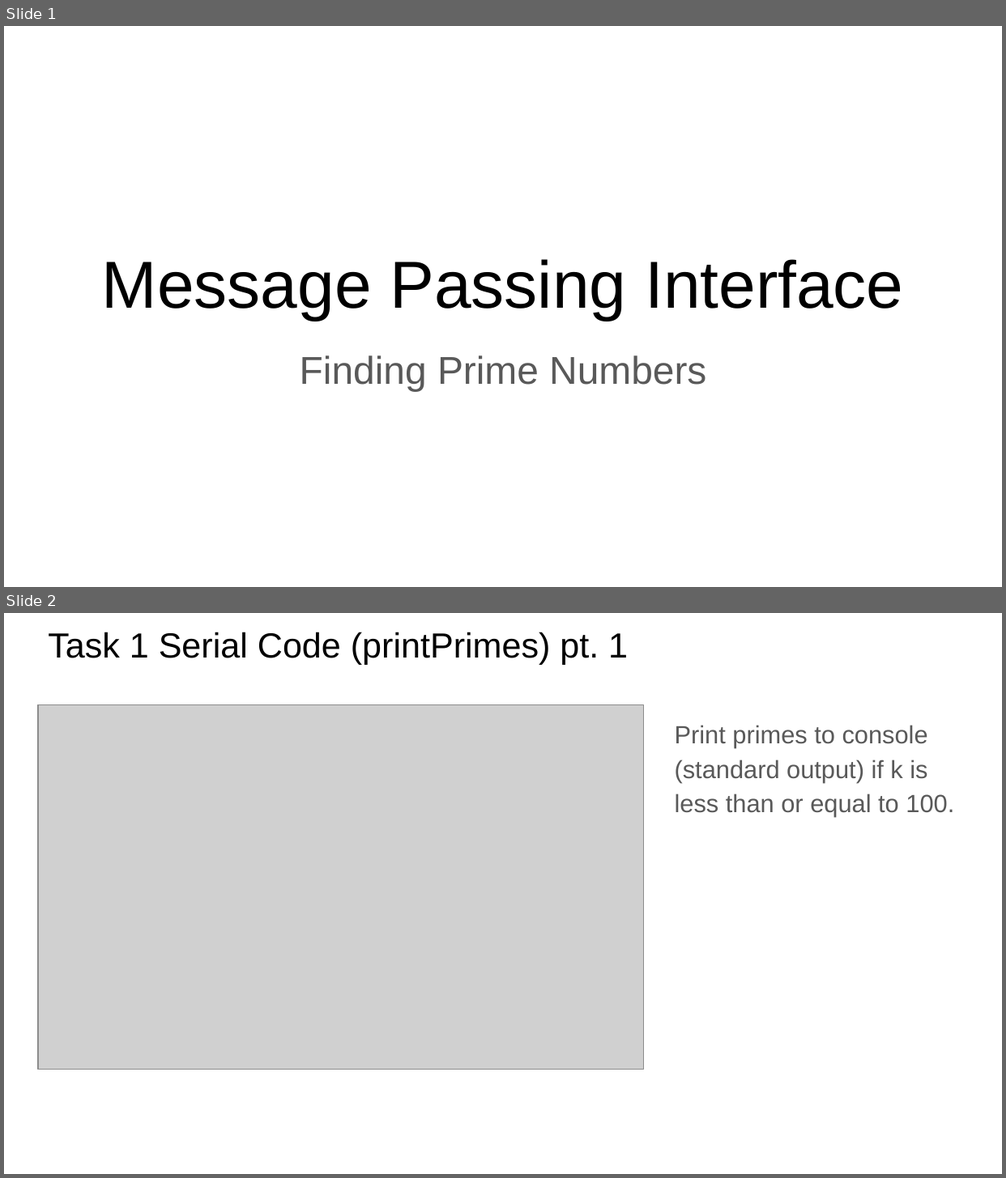
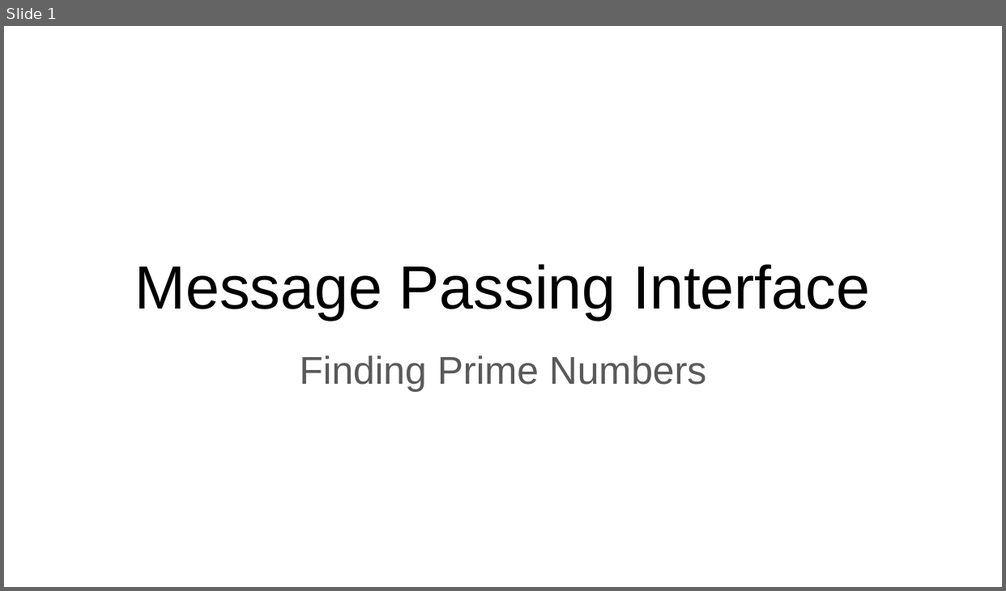
Before and after one commit to loolishen/FIT3143_Lab1, a slide deck: lab_2/FIT3143 Lab 2.pptx. Shown one above the other, each under a label of ours: slides 1 and 2 before the commit, slide 1 after it. The pictures are 1006x1178 and 1006x591 pixels, drawn with LibreOffice and Linux fonts; fonts in the diff are those of the drawing; grey boxes stand for pictures. Boxes give left, top, right and bottom in pixels: in the first picture for what was removed or moved away, otherwise in the second. Text is boxed around its words. In the diff, an @@ line names an element or a change of style, - is before the commit and + after.

```diff
--- a/lab_2/FIT3143 Lab 2.pptx
+++ b/lab_2/FIT3143 Lab 2.pptx
@@ slide 2 removed at (4, 613, 1002, 1174), background #FFFFFF @@
@@ title removed at (48, 632, 628, 664) @@
-Task 1 Serial Code (printPrimes) pt. 1
@@ picture removed at (38, 705, 644, 1070) @@
@@ text removed at (675, 725, 954, 817) @@
-Print primes to console (standard output) if k is less than or equal to 100.
@@ slide 1 changed as well @@
@@ title "Message Passing Interface" at (135, 264, 870, 320): size 48 to 44 pt @@
```
Also in this commit, not shown: 8 slides added, 18 other slides removed.
